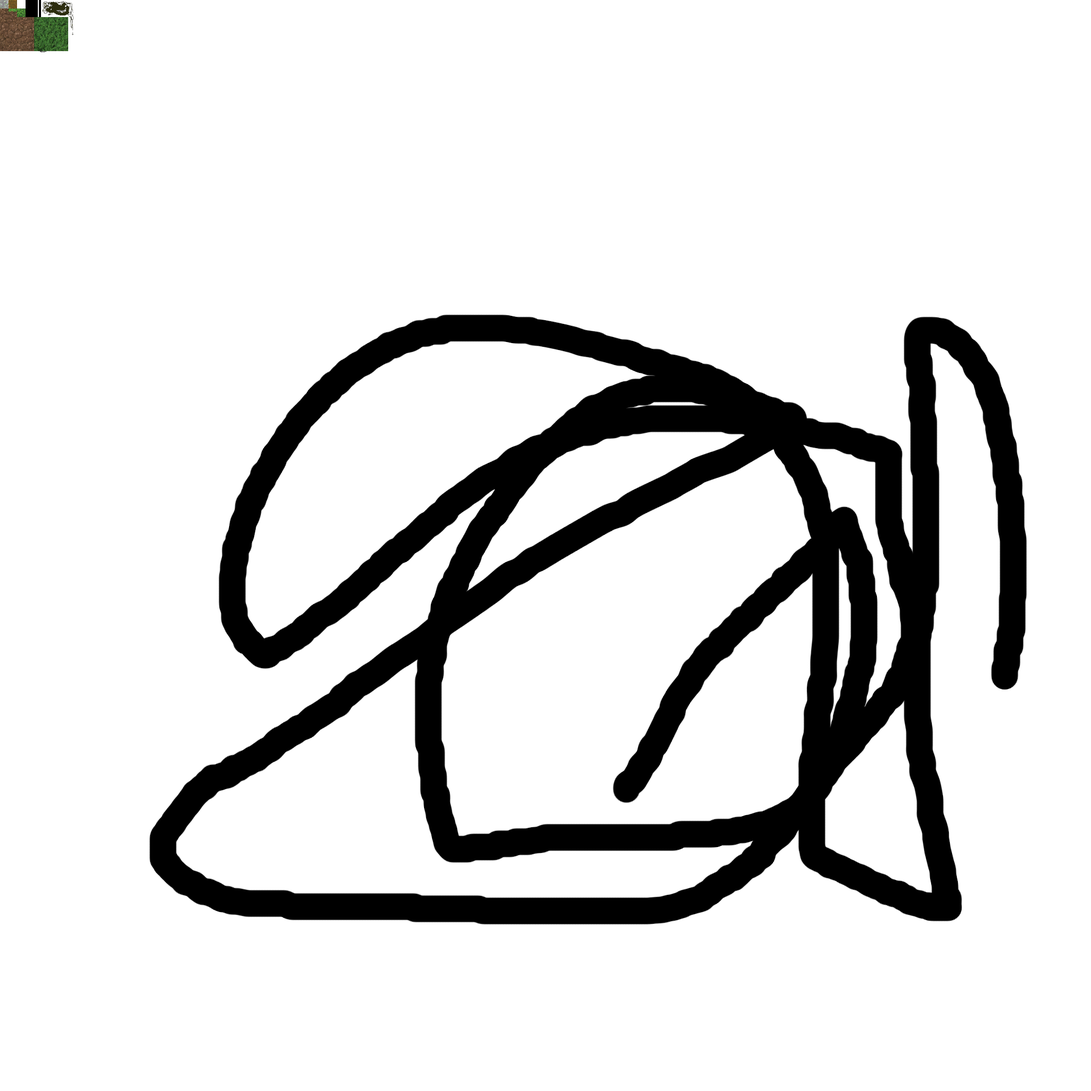
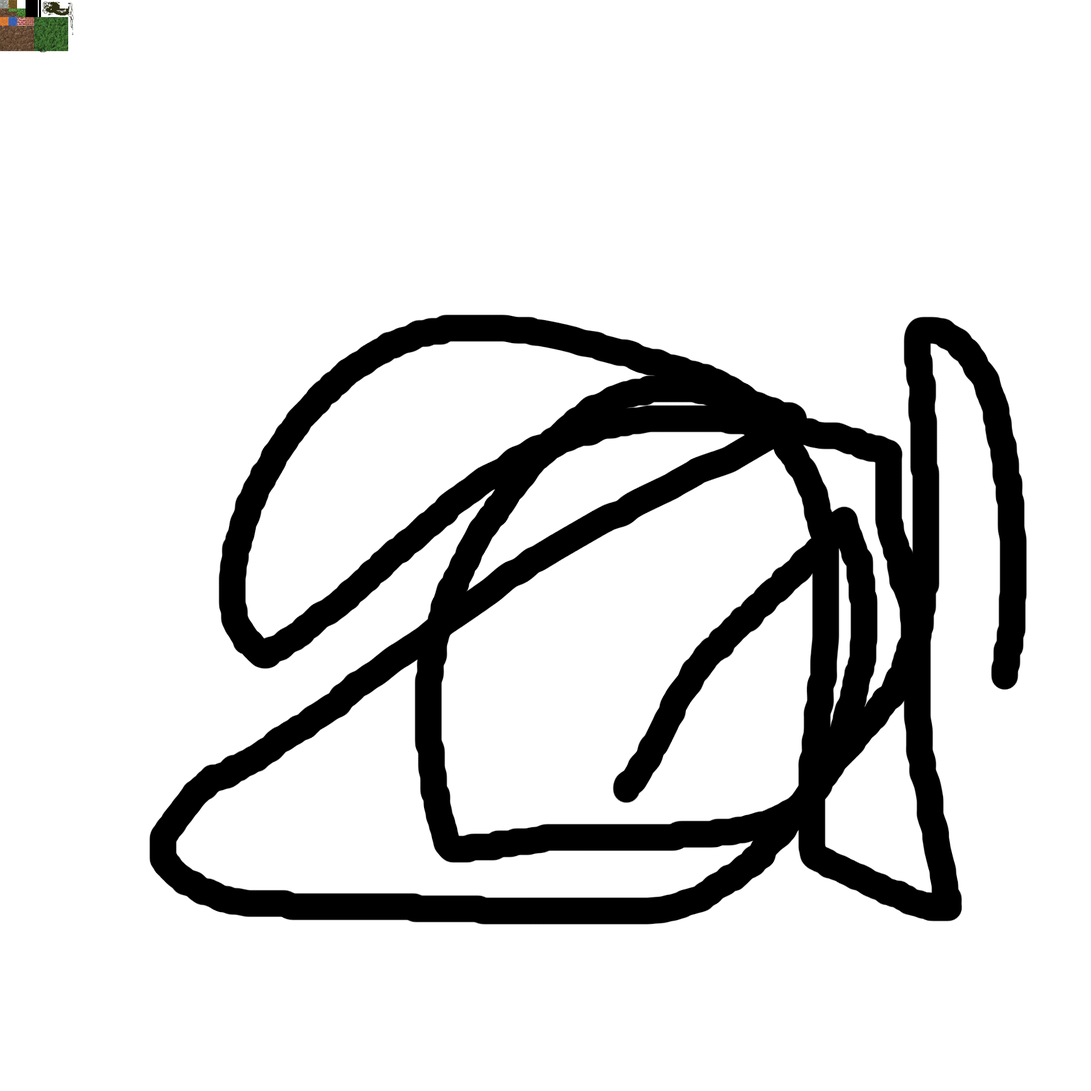
Revision of a layered 1091×1091 image; what changed, layer by layer:
painted on "Background" over bbox(0, 1, 69, 26)
